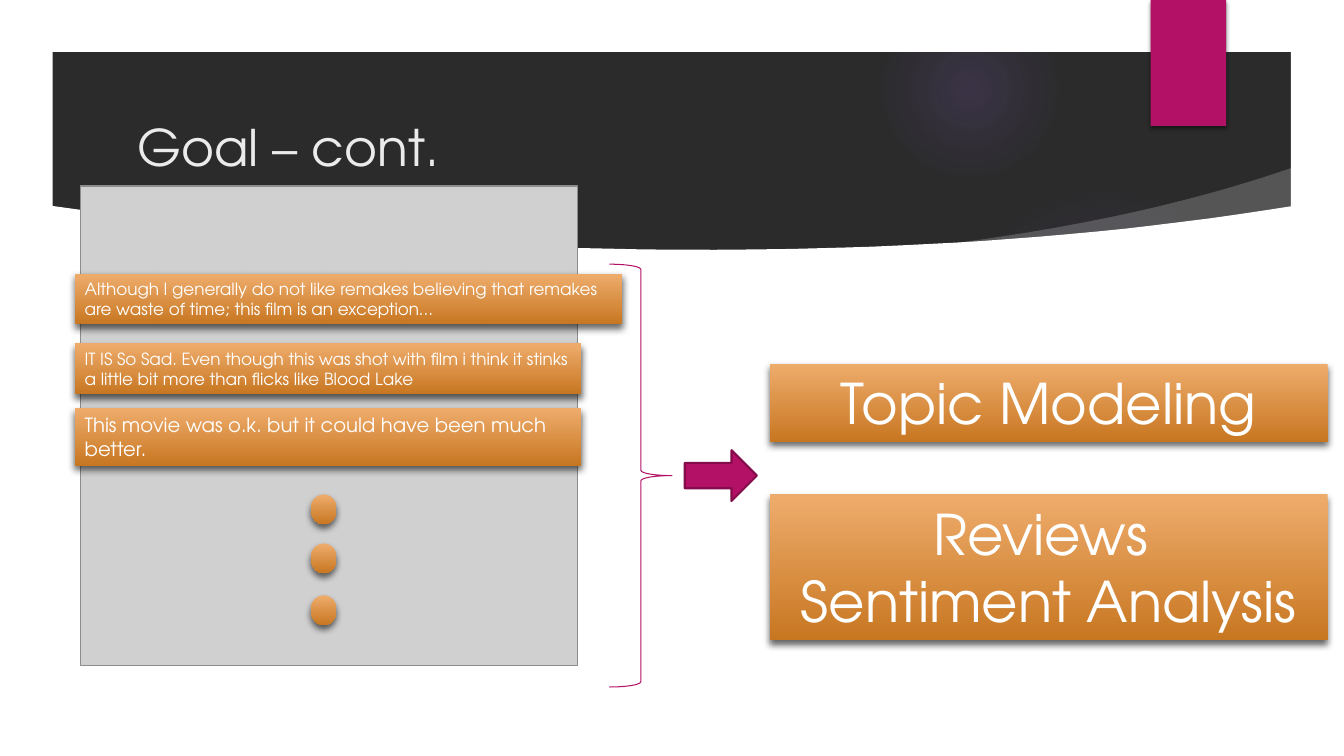
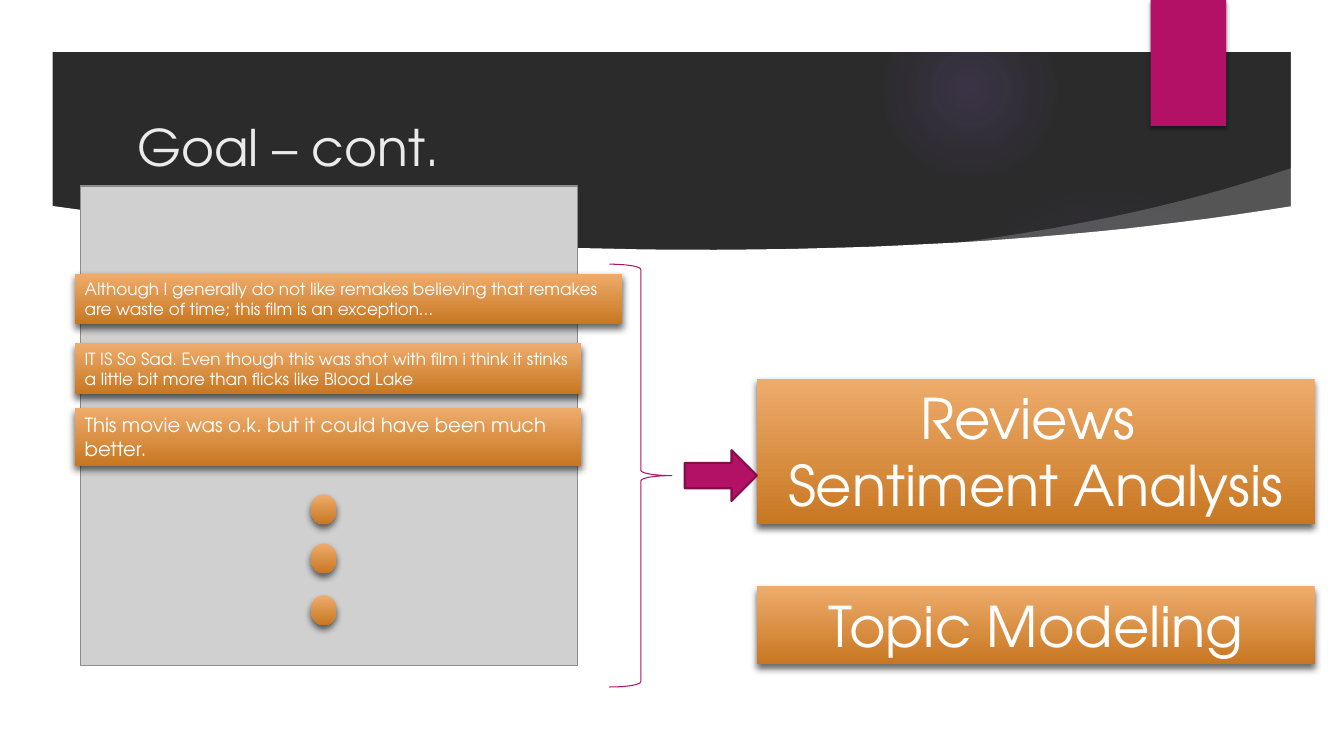
Before and after one commit to TCDSNirShani/IMDbReviewsAnalyzer, a slide deck: slide 4 of Intro and Main Goals.pptx. Drawn at 1344x756 pixels with LibreOffice and Linux fonts; fonts in the diff are those of the drawing; grey boxes stand for pictures; background and template pictures are left out; a plain dark background stands for a picture behind light text. Boxes give left, top, right and bottom in pixels: in the first picture for what was removed or moved away, otherwise in the second. Text is boxed around its words. In the diff, an @@ line names an element or a change of style, - is before the commit and + after.

Commit message:
Update intro presentation after getting remarks from Nir

```diff
--- a/Intro and Main Goals.pptx
+++ b/Intro and Main Goals.pptx
@@ rectangle "Reviews Sentiment Analysis": place and size @@
-rectangle "Reviews Sentiment Analysis" at [770,495,1328,641]
+rectangle "Reviews Sentiment Analysis" at [757,379,1315,525]
@@ rectangle "Topic Modeling": place and size @@
-rectangle "Topic Modeling" at [770,364,1328,442]
+rectangle "Topic Modeling" at [757,587,1315,664]
```
